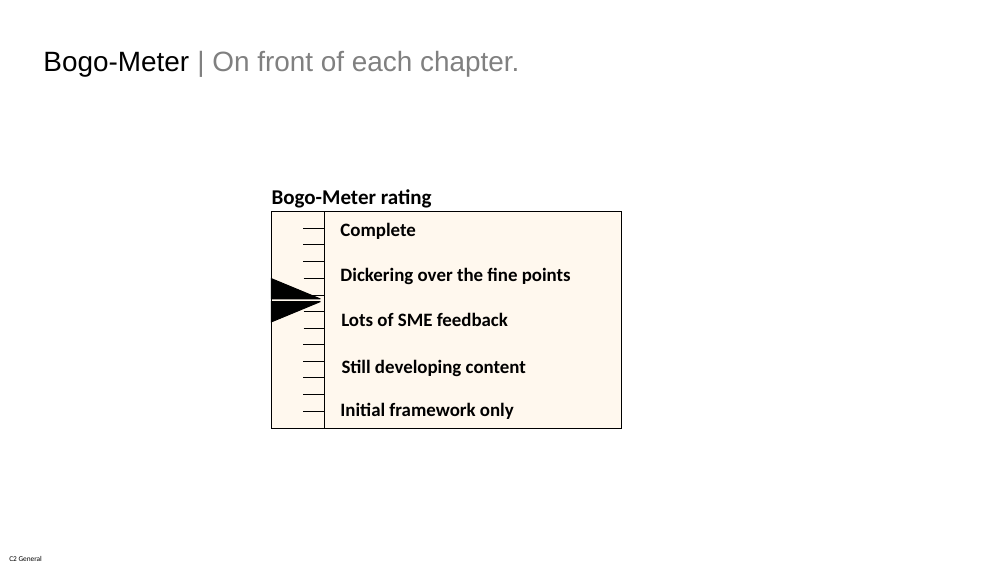
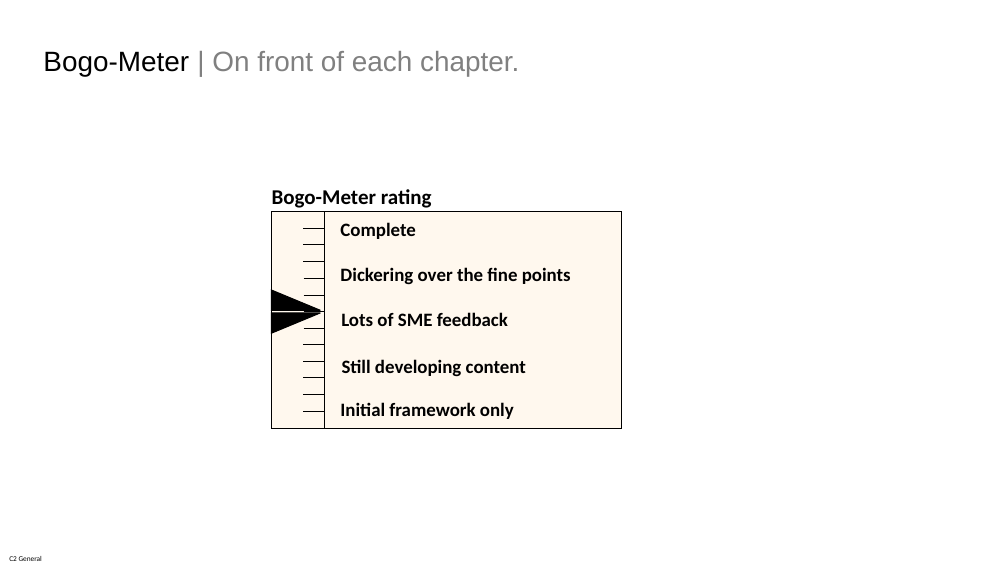
Before and after one commit to anuket-project/anuket-specifications, a slide deck: slide 2 of artifacts/CNTT_Artifact.pptx. Drawn at 1008x567 pixels with LibreOffice and Linux fonts; fonts in the diff are those of the drawing. Boxes give left, top, right and bottom in pixels: in the first picture for what was removed or moved away, otherwise in the second. Text is boxed around its words. In the diff, an @@ line names an element or a change of style, - is before the commit and + after.

```diff
--- a/artifacts/CNTT_Artifact.pptx
+++ b/artifacts/CNTT_Artifact.pptx
@@ right triangle: place and size @@
-right triangle at bbox=[271, 279, 321, 299]
+right triangle at bbox=[271, 290, 321, 311]
@@ right triangle: place and size @@
-right triangle at bbox=[271, 302, 321, 322]
+right triangle at bbox=[271, 313, 321, 333]
```
Also in this commit, not shown: 8 other files.
